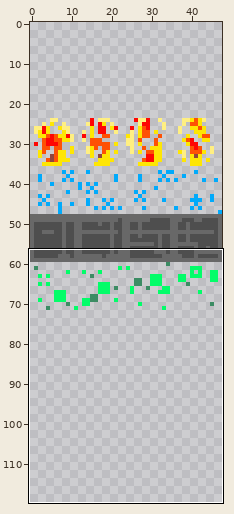
Edited in one commit: sprite sheet (assets/effects.png). Above: a wide view before the commit, with the close-up outlined.
Close-up. Before the commit:
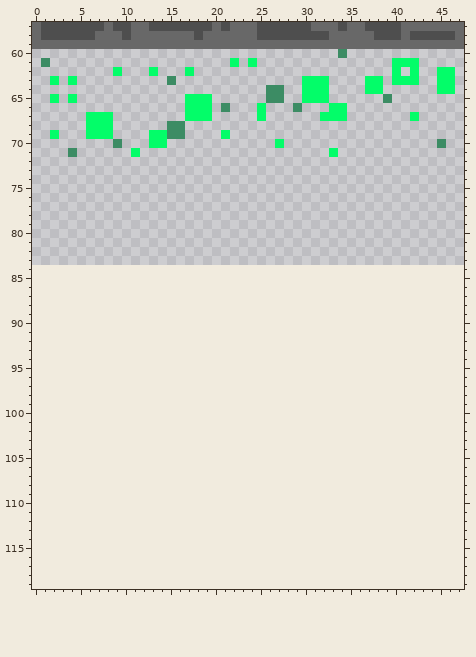
The file is 96x60 pixels. Shown: x 0..47, y 57..119. The old version is drawn lined up with the new one, on the new canvas. The commit also changed other parts of the picture, which this record leaves out.
Now the later version:
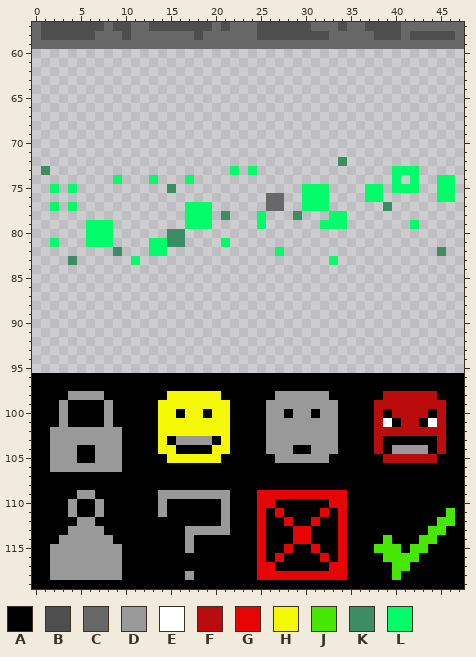
Palette (. is transparent): A #000000  B #4e4e4e  C #686868  D #999999  E #ffffff  F #ba0c0c  G #e70404  H #f4f903  J #47e704  K #3c8c64  L #03fd69
The exact change:
canvas 96x60 -> 48x120, the old top-left corner now at 0,24 (the part of the old canvas that was cut away was empty and is not shown)
y 60: x 34 K -> .
y 61: x 1 K -> .; x 22 L -> .; x 24 L -> .; x 40..42 LLL -> ...
y 62: x 9 L -> .; x 13 L -> .; x 17 L -> .; x 40 L -> .; x 42 L -> .; x 45..46 LL -> ..
y 63: x 2 L -> .; x 4 L -> .; x 15 K -> .; x 30..32 LLL -> ...; x 37..38 LL -> ..; x 40..42 LLL -> ...; x 45..46 LL -> ..
y 64: x 26..27 KK -> ..; x 30..32 LLL -> ...; x 37..38 LL -> ..; x 45..46 LL -> ..
y 65: x 2 L -> .; x 4 L -> .; x 17..19 LLL -> ...; x 26..27 KK -> ..; x 30..32 LLL -> ...; x 39 K -> .
y 66: x 17..19 LLL -> ...; x 21 K -> .; x 25 L -> .; x 29 K -> .; x 33..34 LL -> ..
y 67: x 6..8 LLL -> ...; x 17..19 LLL -> ...; x 25 L -> .; x 32..34 LLL -> ...; x 42 L -> .
y 68: x 6..8 LLL -> ...; x 15..16 KK -> ..
y 69: x 2 L -> .; x 6..8 LLL -> ...; x 13..16 LLKK -> ....; x 21 L -> .
y 70: x 9 K -> .; x 13..14 LL -> ..; x 27 L -> .; x 45 K -> .
y 71: x 4 K -> .; x 11 L -> .; x 33 L -> .
y 72: x 34 . -> K
y 73: x 1 . -> K; x 22 . -> L; x 24 . -> L; x 40..42 ... -> LLL
y 74: x 9 . -> L; x 13 . -> L; x 17 . -> L; x 40 . -> L; x 42 . -> L; x 45..46 .. -> LL
y 75: x 2 . -> L; x 4 . -> L; x 15 . -> K; x 30..32 ... -> LLL; x 37..38 .. -> LL; x 40..42 ... -> LLL; x 45..46 .. -> LL
y 76: x 26..27 .. -> CC; x 30..32 ... -> LLL; x 37..38 .. -> LL; x 45..46 .. -> LL
y 77: x 2 . -> L; x 4 . -> L; x 17..19 ... -> LLL; x 26..27 .. -> CC; x 30..32 ... -> LLL; x 39 . -> K
y 78: x 17..19 ... -> LLL; x 21 . -> K; x 25 . -> L; x 29 . -> K; x 33..34 .. -> LL
y 79: x 6..8 ... -> LLL; x 17..19 ... -> LLL; x 25 . -> L; x 32..34 ... -> LLL; x 42 . -> L
y 80: x 6..8 ... -> LLL; x 15..16 .. -> KK
y 81: x 2 . -> L; x 6..8 ... -> LLL; x 13..16 .... -> LLKK; x 21 . -> L
y 82: x 9 . -> K; x 13..14 .. -> LL; x 27 . -> L; x 45 . -> K
y 83: x 4 . -> K; x 11 . -> L; x 33 . -> L
y 96..97: x 0..47 ................................................ -> AAAAAAAAAAAAAAAAAAAAAAAAAAAAAAAAAAAAAAAAAAAAAAAA
y 98: x 0..47 ................................................ -> AAAADDDDAAAAAAAHHHHHHAAAAAADDDDDDAAAAAAFFFFFFAAA
y 99: x 0..47 ................................................ -> AAADAAAADAAAAAHHHHHHHHAAAADDDDDDDDAAAAFFFFFFFFAA
y 100: x 0..47 ................................................ -> AAADAAAADAAAAAHHAHHAHHAAAADDADDADDAAAAFAFFFFAFAA
y 101: x 0..47 ................................................ -> AAADAAAADAAAAAHHHHHHHHAAAADDDDDDDDAAAAFEAFFAEFAA
y 102: x 0..47 ................................................ -> AADDDDDDDDAAAAHHHHHHHHAAAADDDDDDDDAAAAFFFFFFFFAA
y 103: x 0..47 ................................................ -> AADDDDDDDDAAAAHADDDDAHAAAADDDDDDDDAAAAFAAAAAAFAA
y 104: x 0..47 ................................................ -> AADDDAADDDAAAAHHAAAAHHAAAADDDAADDDAAAAFADDDDAFAA
y 105: x 0..47 ................................................ -> AADDDAADDDAAAAAHHHHHHAAAAAADDDDDDAAAAAAFFFFFFAAA
y 106: x 0..47 ................................................ -> AADDDDDDDDAAAAAAAAAAAAAAAAAAAAAAAAAAAAAAAAAAAAAA
y 107..108: x 0..47 ................................................ -> AAAAAAAAAAAAAAAAAAAAAAAAAAAAAAAAAAAAAAAAAAAAAAAA
y 109: x 0..47 ................................................ -> AAAAADDAAAAAAADDDDDDDDAAAGGGGGGGGGGAAAAAAAAAAAAA
y 110: x 0..47 ................................................ -> AAAADAADAAAAAADAAAAAADAAAGGAAAAAAGGAAAAAAAAAAAAA
y 111: x 0..47 ................................................ -> AAAADAADAAAAAADAAAAAADAAAGAGAAAAGAGAAAAAAAAAAAJA
y 112: x 0..47 ................................................ -> AAAAADDAAAAAAAAAAAAAADAAAGAAGAAGAAGAAAAAAAAAAJJA
y 113: x 0..47 ................................................ -> AAAADDDDAAAAAAAAADDDDDAAAGAAAGGAAAGAAAAAAAAAJJAA
y 114: x 0..47 ................................................ -> AAADDDDDDAAAAAAAADAAAAAAAGAAAGGAAAGAAAAJAAAJJAAA
y 115: x 0..47 ................................................ -> AADDDDDDDDAAAAAAADAAAAAAAGAAGAAGAAGAAAJJJAJJAAAA
y 116: x 0..47 ................................................ -> AADDDDDDDDAAAAAAAAAAAAAAAGAGAAAAGAGAAAAJJJJAAAAA
y 117: x 0..47 ................................................ -> AADDDDDDDDAAAAAAAAAAAAAAAGGAAAAAAGGAAAAAJJAAAAAA
y 118: x 0..47 ................................................ -> AADDDDDDDDAAAAAAADAAAAAAAGGGGGGGGGGAAAAAJAAAAAAA
y 119: x 0..47 ................................................ -> AAAAAAAAAAAAAAAAAAAAAAAAAAAAAAAAAAAAAAAAAAAAAAAA
